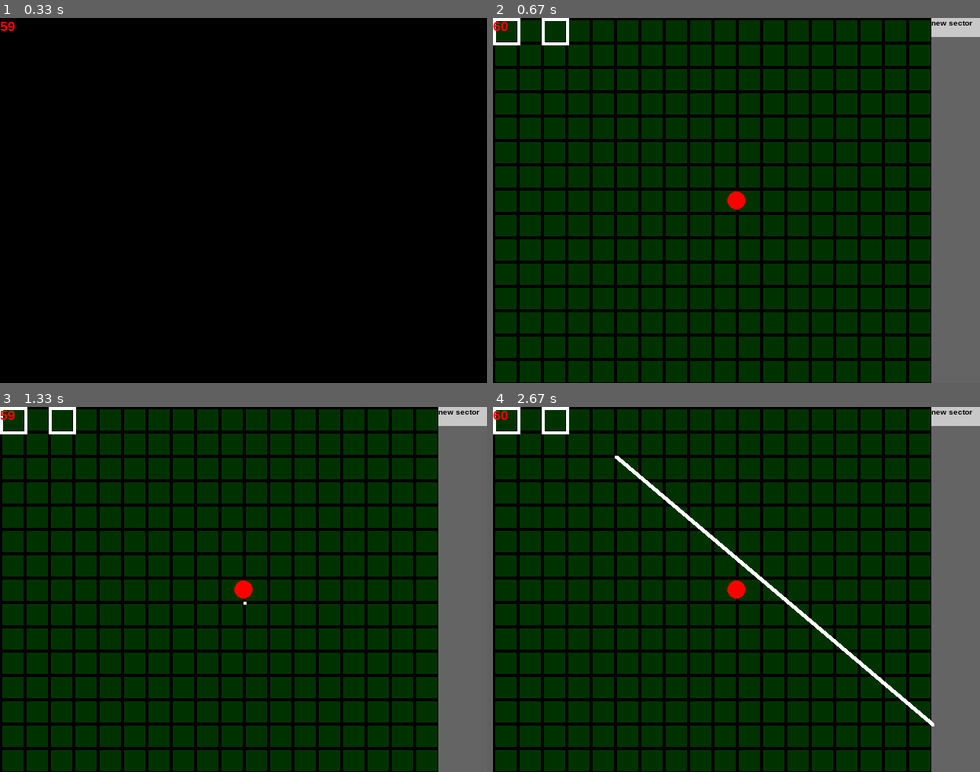
Above: before the commit, frames 1-4 (two rows, left to right).
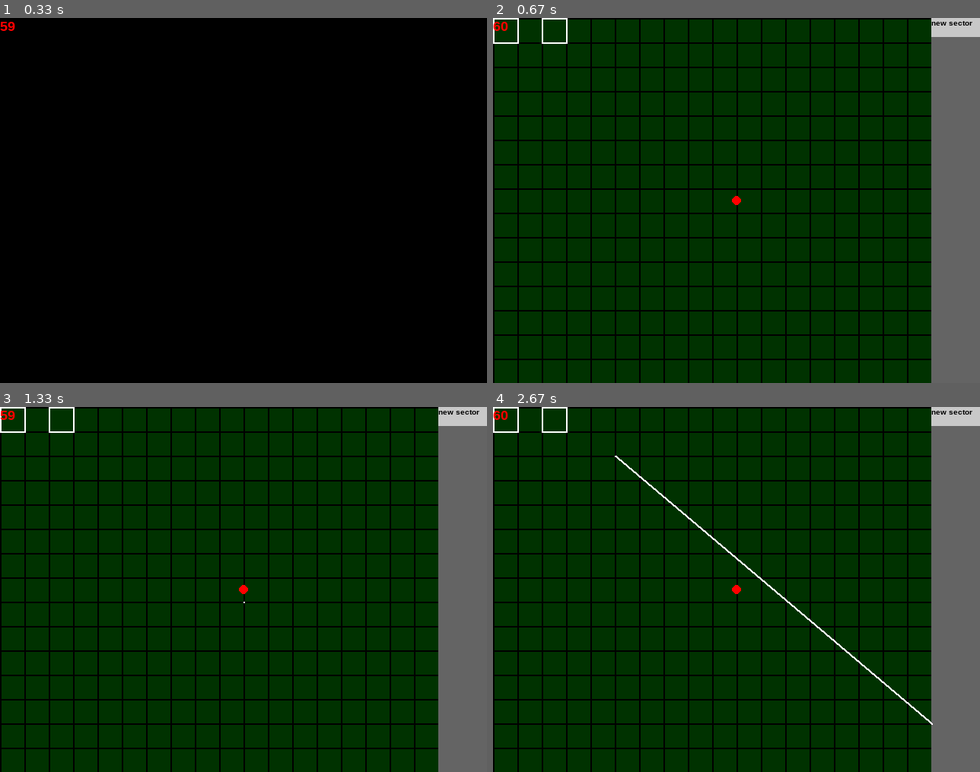
Above: after the commit, the same moments.

Repository: ArtonLong/pygame
Game: pygame game, started from 3d_rendering/main.py
Two runs of this game, one before a commit and one after it. Both use one fixed random seed, a clock stepped at 60 frames per second and the inputs below.
Inputs (mouse positions are in pixels of both pictures, inside the frame that each line leads up to):
- Up to frame 1 (0.33 s): no input
- Up to frame 2 (0.67 s): tap I at 0.33 s
- Up to frame 3 (1.33 s): click "new sector" at 0.72 s; click (243, 611) at 1.05 s
- Up to frame 4 (2.67 s): click (585, 673) at 1.38 s; click (609, 454) at 1.72 s; click (712, 684) at 2.05 s; click (921, 728) at 2.38 s

Frame 1 is identical in both runs. In frame 2, 10% of the frame differs, in the area x 0-90%, y 0-100%; in frame 3, 10%; in frame 4, 11%, in the area x 0-91%, y 0-100%.

Commit message:
fixed annoying glitch

Diff:
--- a/3d_rendering/main.py
+++ b/3d_rendering/main.py
@@ -45,8 +45,9 @@
         if d == 0: d = 1
         s = y1 / d
         x1 = x1 + s * (x2 - x1)
-        y1 = y1 + s * (y2 - y1)
-        if y1 == 0: y1 = 1
+        #y1 = y1 + s * (y2 - y1)
+        #if y1 == 0: y1 = 1
+        y1 = 1
         z1 = z1 + s * (z2 - z1)
         return x1, y1, z1
 
@@ -173,10 +174,10 @@
 
                     self.draw_wall(wx[0], wx[1], wy[0], wy[1], wy[2], wy[3], s, w, front_back)
 
-                    # self.draw_pixel(wx[0], wy[0], 0)
-                    # self.draw_pixel(wx[1], wy[1], 0)
-                    # self.draw_pixel(wx[2], wy[2], 0)
-                    # self.draw_pixel(wx[3], wy[3], 0)
+                    self.draw_pixel(wx[0], wy[0], 0)
+                    self.draw_pixel(wx[1], wy[1], 0)
+                    self.draw_pixel(wx[2], wy[2], 0)
+                    self.draw_pixel(wx[3], wy[3], 0)
 
     def draw_pixel(self, x, y, c):
         if c == 0: color = (255,255,255)
--- a/3d_rendering/settings.py
+++ b/3d_rendering/settings.py
@@ -1,7 +1,7 @@
 import math
 
 FPS = 60
-RESULUTION = 1
+RESULUTION = 2
 WIDTH = 160*RESULUTION
 HEIGHT = 120*RESULUTION
 W2 = WIDTH/2
